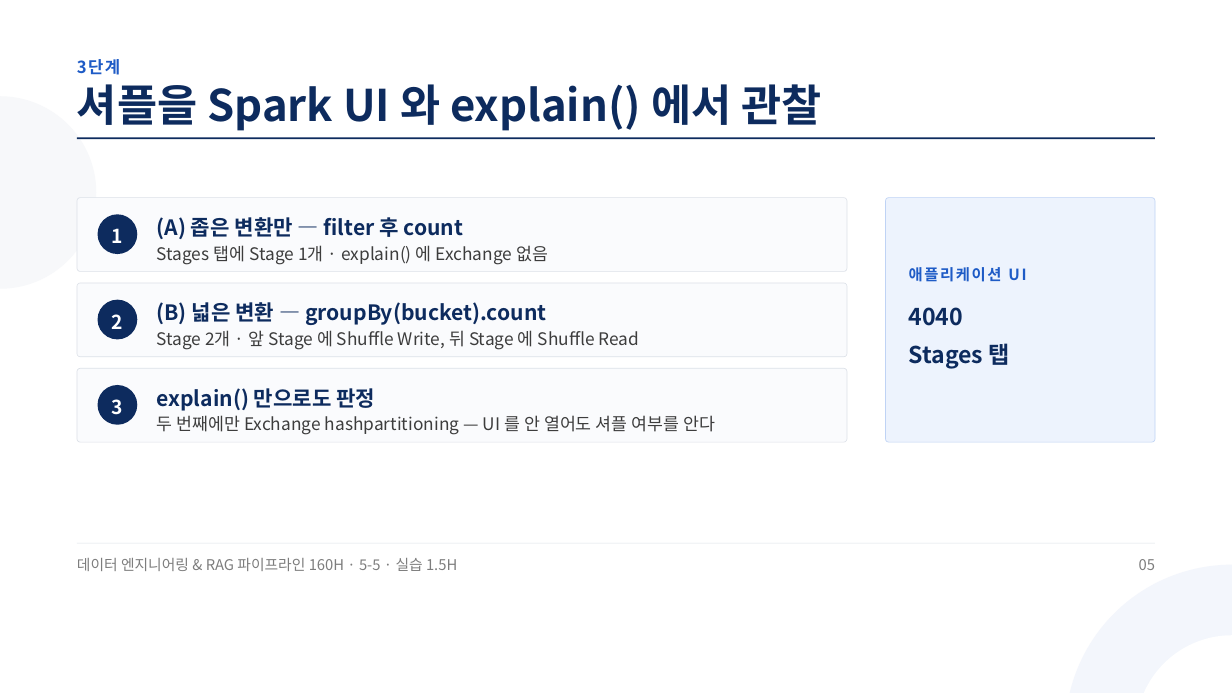
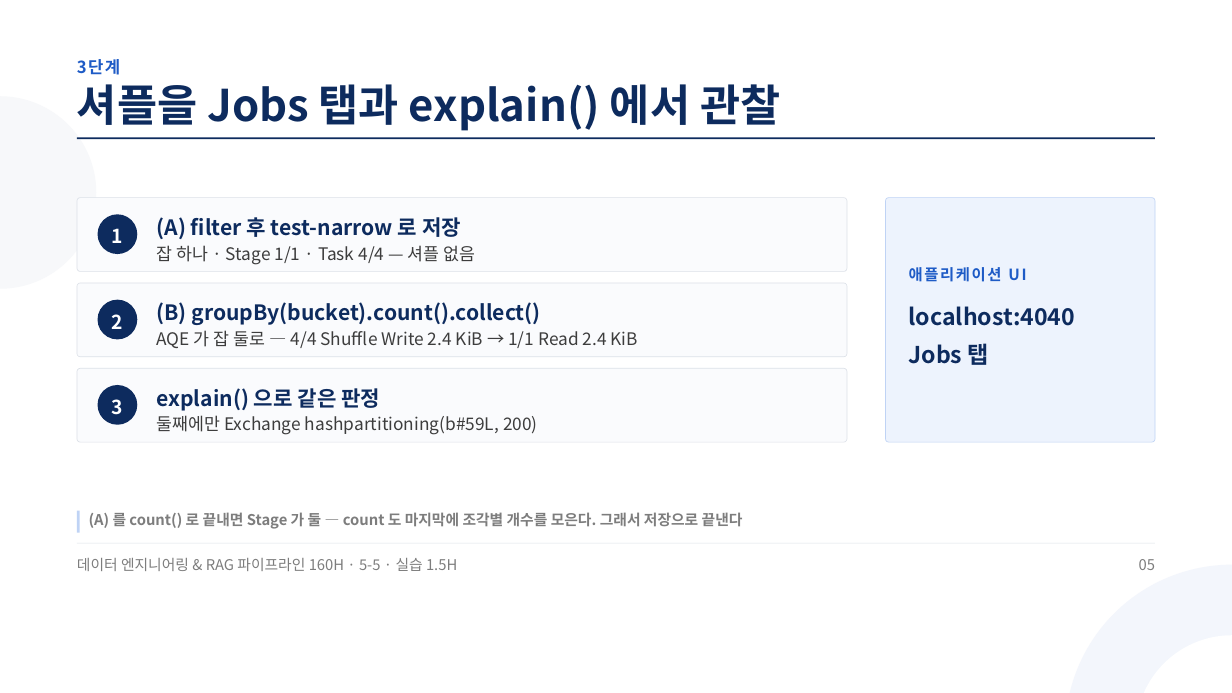
Before and after one commit to aebonlee/materials, a slide deck: slide 5 of data-eng/decks/w5d5s2.pptx. Drawn at 1232x693 pixels with LibreOffice and Linux fonts; fonts in the diff are those of the drawing. Boxes give left, top, right and bottom in pixels: in the first picture for what was removed or moved away, otherwise in the second. Text is boxed around its words. In the diff, an @@ line names an element or a change of style, - is before the commit and + after.

```diff
--- a/data-eng/decks/w5d5s2.pptx
+++ b/data-eng/decks/w5d5s2.pptx
@@ text at [77, 84, 780, 131]: text changed @@
-셔플을 Spark UI 와 explain() 에서 관찰
+셔플을 Jobs 탭과 explain() 에서 관찰
@@ text at [157, 217, 461, 239]: text changed @@
-(A) 좁은 변환만 — filter 후 count
+(A) filter 후 test-narrow 로 저장
@@ text at [157, 245, 476, 265]: text changed @@
-Stages 탭에 Stage 1개 · explain() 에 Exchange 없음
+잡 하나 · Stage 1/1 · Task 4/4 — 셔플 없음
@@ text at [157, 302, 541, 325]: text changed @@
-(B) 넓은 변환 — groupBy(bucket).count
+(B) groupBy(bucket).count().collect()
@@ text at [909, 306, 1075, 369]: text changed @@
-4040
-Stages 탭
+localhost:4040
+Jobs 탭
@@ text at [157, 330, 638, 348]: text changed @@
-Stage 2개 · 앞 Stage 에 Shuffle Write, 뒤 Stage 에 Shuffle Read
+AQE 가 잡 둘로 — 4/4 Shuffle Write 2.4 KiB → 1/1 Read 2.4 KiB
@@ text at [157, 388, 380, 411]: text changed @@
-explain() 만으로도 판정
+explain() 으로 같은 판정
@@ text at [157, 415, 538, 435]: text changed @@
-두 번째에만 Exchange hashpartitioning — UI 를 안 열어도 셔플 여부를 안다
+둘째에만 Exchange hashpartitioning(b#59L, 200)
@@ rectangle added at [77, 511, 79, 532], fill #BFD3F5 @@
@@ text added at [89, 512, 743, 529], 17.2 pt, text #7D7D7D, bold @@
+(A) 를 count() 로 끝내면 Stage 가 둘 — count 도 마지막에 조각별 개수를 모은다. 그래서 저장으로 끝낸다
```
Also in this commit, not shown: 7 other slides changed, 3 slides added, 2 slides removed, 11 other files.
